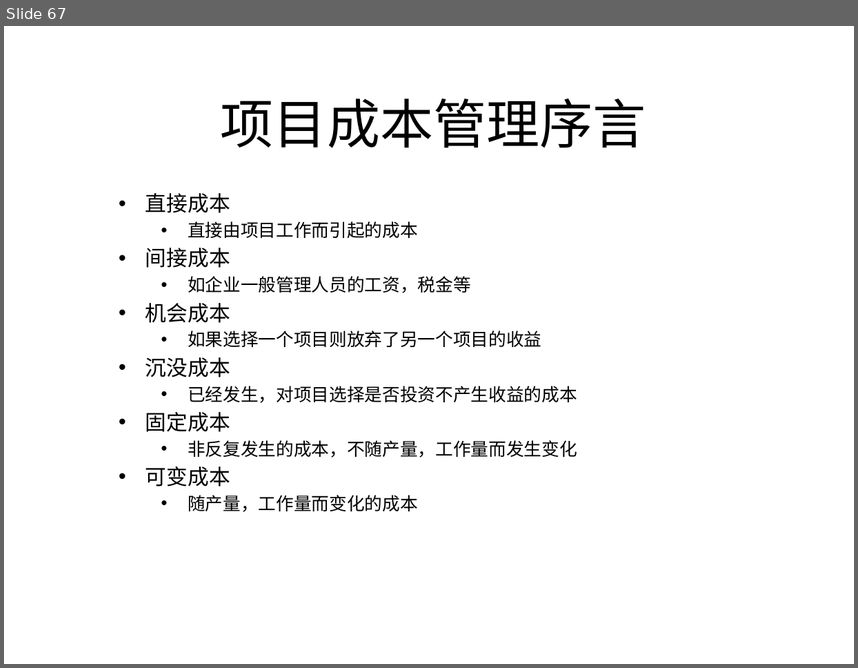
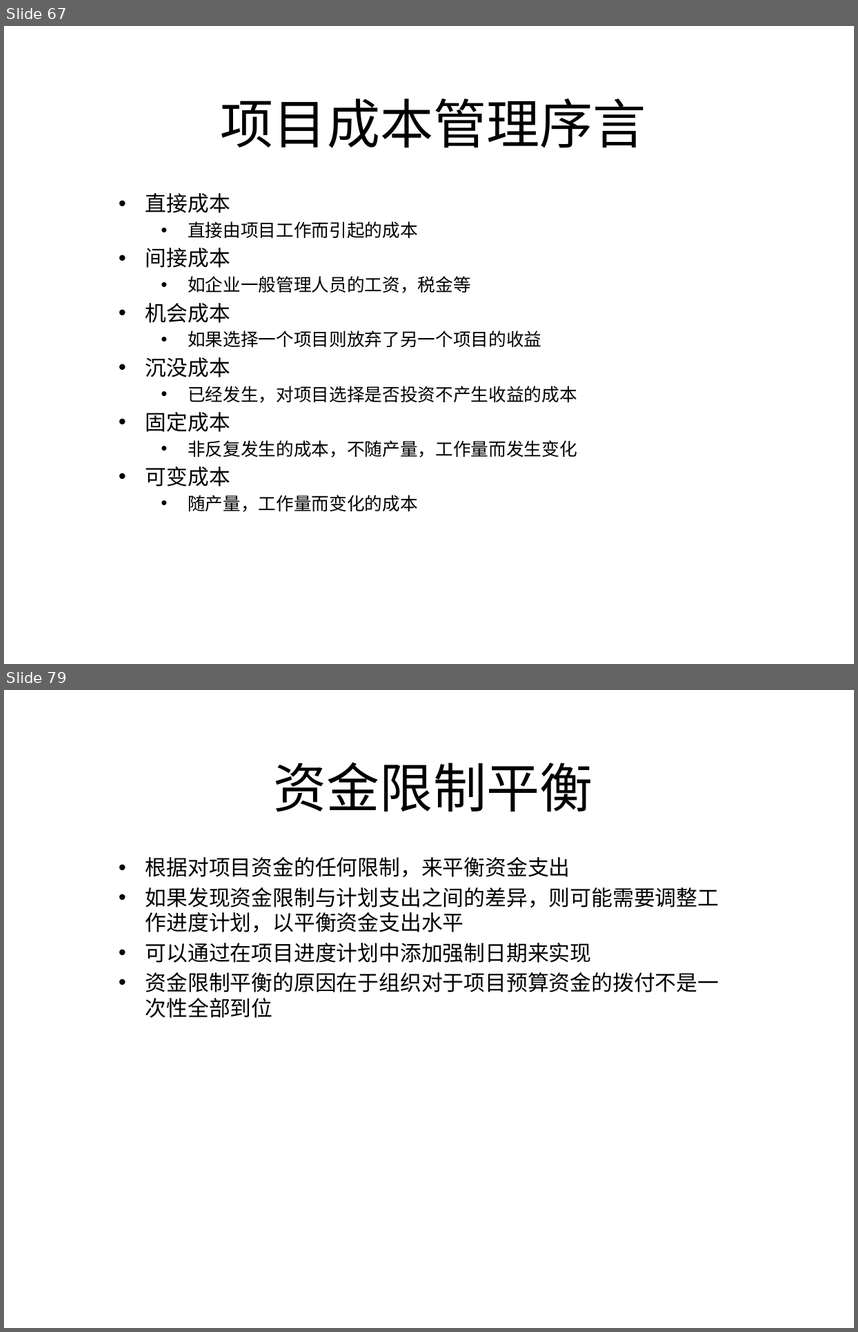
Before and after one commit to lipeiyu26/myStudy, a slide deck: springboot/SpringBoot-redis/src/main/resources/ppt/项目管理.pptx. Shown one above the other, each under a label of ours: slide 67 before the commit, slides 67 and 79 after it; the slides between them are not shown. The pictures are 858x668 and 858x1332 pixels, drawn with LibreOffice and Linux fonts; fonts in the diff are those of the drawing. Boxes give left, top, right and bottom in pixels: in the first picture for what was removed or moved away, otherwise in the second. Text is boxed around its words. In the diff, an @@ line names an element or a change of style, - is before the commit and + after.

```diff
--- a/springboot/SpringBoot-redis/src/main/resources/ppt/项目管理.pptx
+++ b/springboot/SpringBoot-redis/src/main/resources/ppt/项目管理.pptx
@@ slide 79 added at [4,690,854,1328], background #FFFFFF @@
@@ title added at [274,762,593,812], 45 pt, text #000000 @@
+资金限制平衡
@@ subtitle added at [145,857,720,1018], 18 pt, text #000000 @@
+• 根据对项目资金的任何限制，来平衡资金支出
+• 如果发现资金限制与计划支出之间的差异，则可能需要调整工作进度计划，以平衡资金支出水平
+• 可以通过在项目进度计划中添加强制日期来实现
+• 资金限制平衡的原因在于组织对于项目预算资金的拨付不是一次性全部到位
```
Also in this commit, not shown: 33 other slides added.
